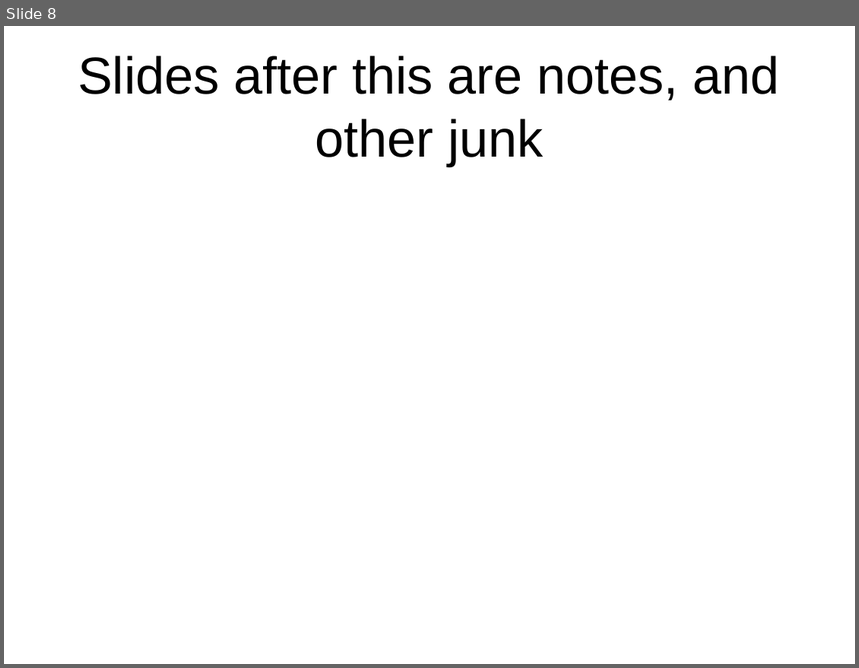
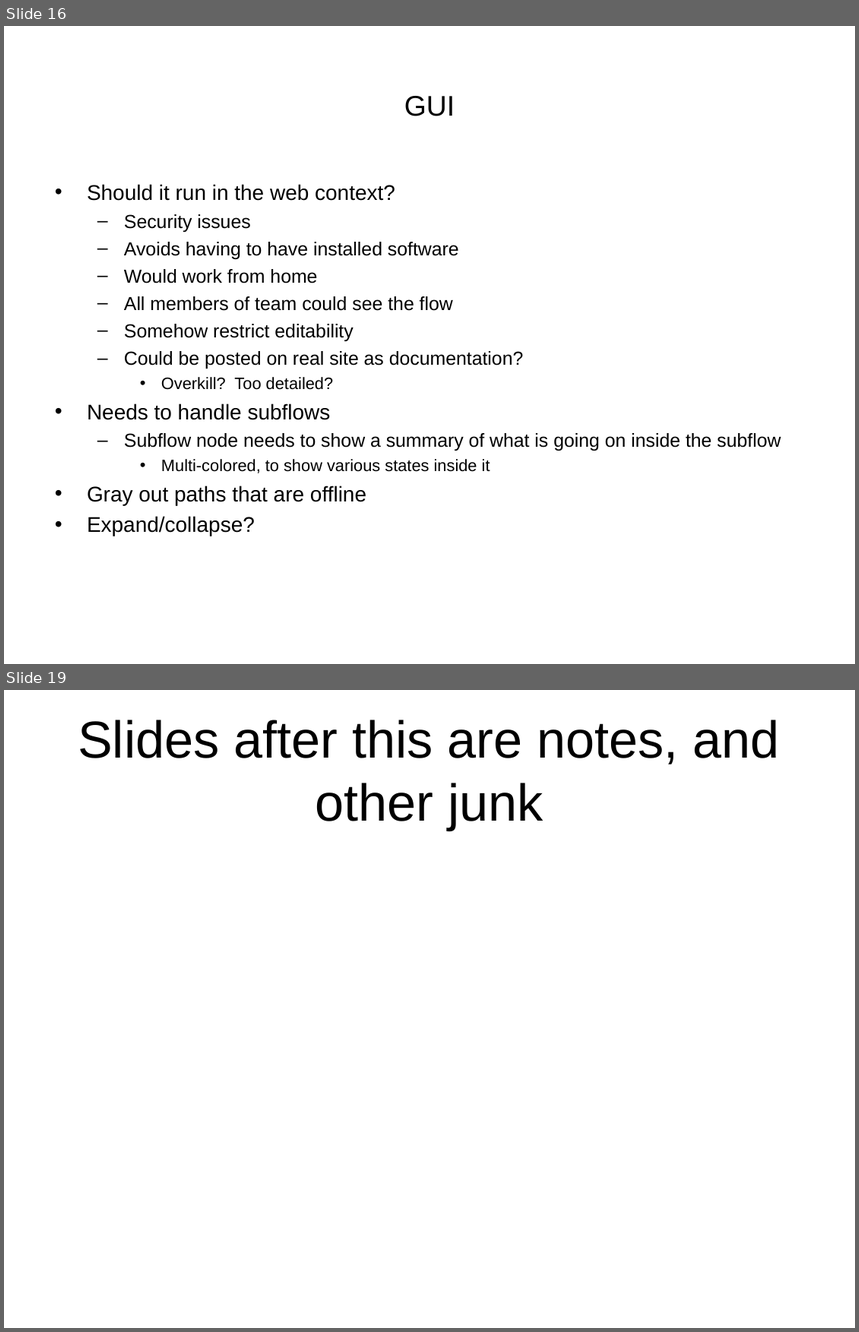
Before and after one commit to VEuPathDB/ApiCommonData, a slide deck: Load/doc/workflow/plasmodb/7.7/ApiWorkFlow.ppt. Shown one above the other, each under a label of ours: slide 8 before the commit, slides 16 and 19 after it; the slides between them are not shown. The pictures are 859x668 and 859x1332 pixels, drawn with LibreOffice and Linux fonts; fonts in the diff are those of the drawing. Boxes give left, top, right and bottom in pixels: in the first picture for what was removed or moved away, otherwise in the second. Text is boxed around its words. In the diff, an @@ line names an element or a change of style, - is before the commit and + after.

```diff
--- a/Load/doc/workflow/plasmodb/7.7/ApiWorkFlow.ppt
+++ b/Load/doc/workflow/plasmodb/7.7/ApiWorkFlow.ppt
@@ slide 16 added at (4,26,855,664), background #FFFFFF @@
@@ title added at (405,96,455,116), 24 pt, text #000000 @@
+GUI
@@ text added at (87,184,781,537), 16 pt, text #000000 @@
+• Should it run in the web context?
+  – Security issues
+  – Avoids having to have installed software
+  – Would work from home
+  – All members of team could see the flow
+  – Somehow restrict editability
+  – Could be posted on real site as documentation?
+    • Overkill? Too detailed?
+• Needs to handle subflows
+  – Subflow node needs to show a summary of what is going on inside the subflow
+    • Multi-colored, to show various states inside it
+• Gray out paths that are offline
+• Expand/collapse?
@@ what was slide 8 is now slide 19 @@
```
Also in this commit, not shown: 7 slides changed, 10 other slides added, 2 other files.
